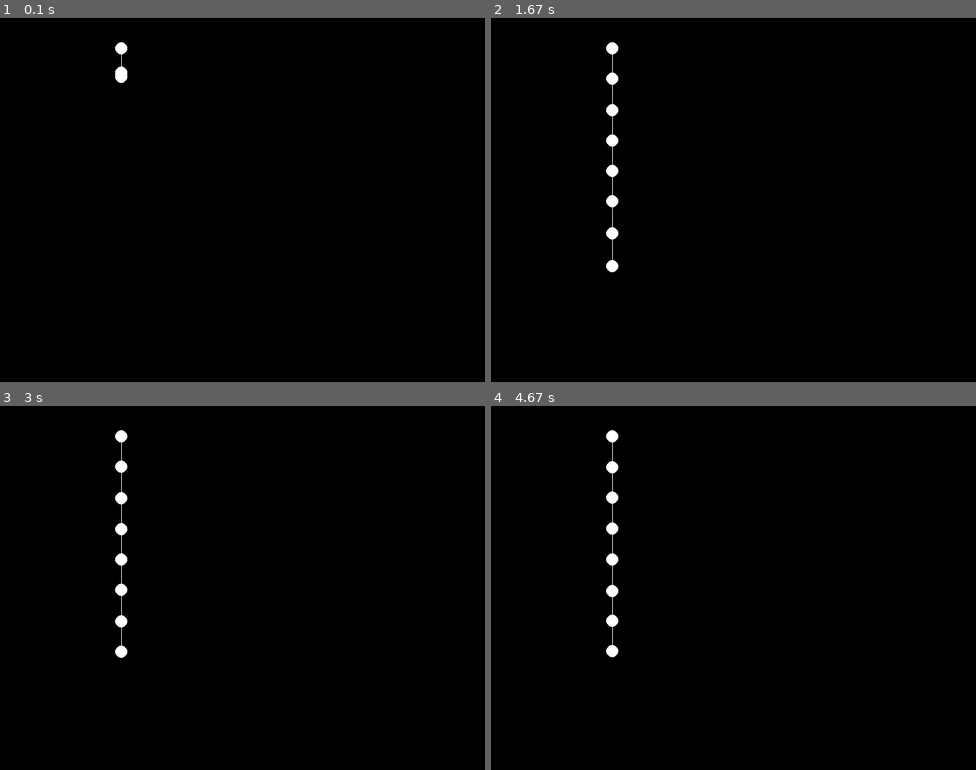
Above: before the commit, frames 1-4 (two rows, left to right).
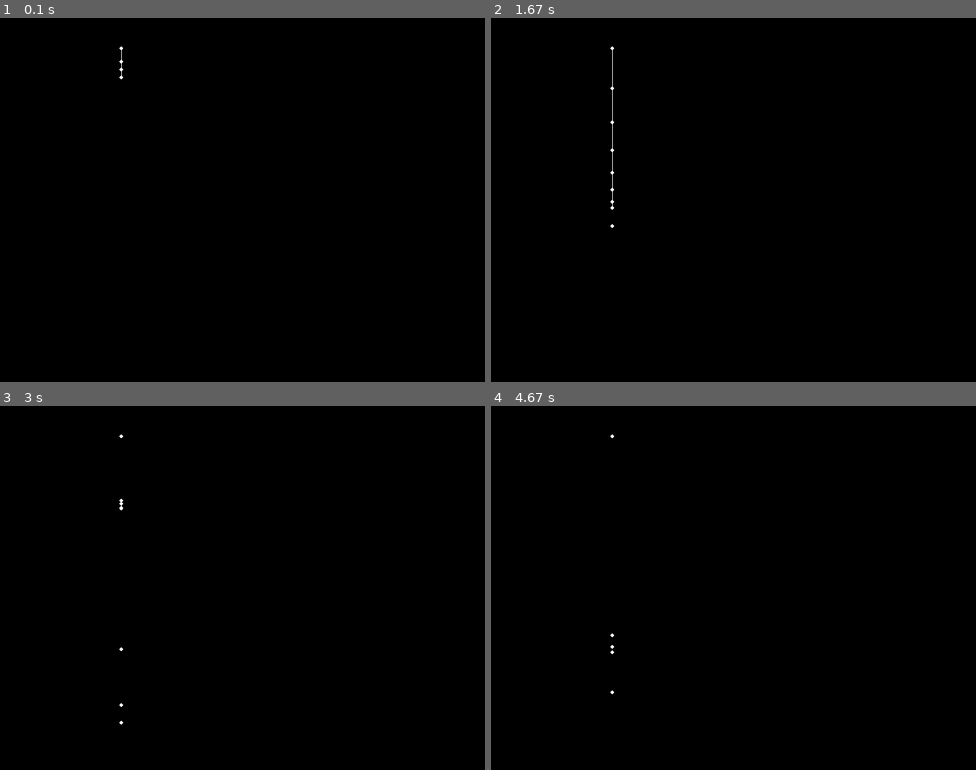
Above: after the commit, the same moments.

Repository: rbaltrusch/pygame_examples
Game: pygame game, started from code/cloth_simulation/main.py
Same seed, same stepped clock (60 frames per second), same inputs: the game is played once before the commit and once after it.
Inputs (mouse positions are in pixels of both pictures, inside the frame that each line leads up to):
- Up to frame 1 (0.1 s): no input
- Up to frame 2 (1.67 s): press the mouse at (733, 221) at 0.37 s; move the mouse to (675, 214) at 0.47 s; release the mouse at (617, 203) at 0.6 s; tap Enter at 0.67 s; press the mouse at (733, 221) at 1.03 s; move the mouse to (675, 174) at 1.13 s; release the mouse at (617, 127) at 1.27 s
- Up to frame 3 (3 s): press the mouse at (242, 609) at 1.87 s; move the mouse to (203, 540) at 1.97 s; release the mouse at (164, 467) at 2.1 s; click (368, 555) at 2.22 s; press the mouse at (368, 555) at 2.53 s; move the mouse to (392, 606) at 2.63 s; release the mouse at (412, 660) at 2.77 s; click (97, 464) at 2.88 s
- Up to frame 4 (4.67 s): click (626, 522) at 3.22 s; click (626, 558) at 3.58 s; press the mouse at (626, 522) at 3.87 s; move the mouse to (762, 551) at 3.97 s; release the mouse at (903, 584) at 4.1 s

The runs differ from the first frame. In frame 1, 0.1% of the frame differs, in the area x 23-27%, y 6-18%; in frame 2, 0.5%; in frame 3, 0.6%, in the area x 23-27%, y 6-88%; in frame 4, 0.6%.

Commit message:
Fix force calculations
This fixes the force of gravity calculation by shifting the mass to the nodes instead of the connections, which allows nodes without connections to experience gravity.

This also fixes the elastic force by dividing it between both nodes of the elastic connection.

Diff:
--- a/code/cloth_simulation/main.py
+++ b/code/cloth_simulation/main.py
@@ -9,68 +9,58 @@
 
 import math
 from dataclasses import dataclass
-from typing import List, Optional, Tuple
+from typing import List, Optional
 import pygame
 
 MIN_MASS = 0.01
 NODE_COLOUR = (255, 255, 255)
 LINE_COLOUR = (255, 255, 255)
-NODE_RADIUS = 10
-MASS_PER_LENGTH = 100
+NODE_RADIUS = 3
+NODE_MASS = 100
 GRAVITY = 10_000
+MIN_FORCE_THRESHOLD = 0
 AIR_FRICTION_COEFFICIENT = 500
-FPS = 100
+FPS = 200
 TICK = 0.02
+NODE_SELECT_RADIUS = 20
 
 
 @dataclass
 class NodeConnection:
-    node: Node
+    start: Node
+    end: Node
     nominal_length: float
-    mass_per_length: float
     elasticity: float = 0
 
     def __post_init__(self):
         self.length: float = self.nominal_length
 
-    def render(self, screen: pygame.surface.Surface, end_position: Tuple[float, float]):
-        pygame.draw.line(screen, LINE_COLOUR, self.node.position, end_position)
+    def render(self, screen: pygame.surface.Surface):
+        pygame.draw.line(screen, LINE_COLOUR, self.start.position, self.end.position)
 
-    # def calculate_vertical_force(self) -> float:
-    #     return self.node.calculate_vertical_force()
-
-    def calculate_elastic_restoring_force(self, node: Node) -> float:
-        direction = 1 if self.node.y < node.y else -1
-        length = math.dist(self.node.position, node.position)
-        # print(
-        #     "len",
-        #     length,
-        #     self.node.position,
-        #     node.position,
-        #     (self.nominal_length - length) * self.elasticity * direction,
-        # )
-        return (self.nominal_length - length) * self.elasticity * direction
-
-    @property
-    def mass(self) -> float:
-        return self.mass_per_length * self.nominal_length
-
-    @property
-    def total_mass(self) -> float:
-        mass = self.mass
-        if self.node.previous_node_connection is None:
-            return mass
-        return mass + self.node.previous_node_connection.total_mass
+    def set_elastic_restoring_forces(self) -> None:
+        direction = 1 if self.start.y < self.end.y else -1
+        length = math.dist(self.start.position, self.end.position)
+        force = (self.nominal_length - length) * self.elasticity * direction
+        self.end.elastic_restoring_force += force / 2
+        self.start.elastic_restoring_force -= force / 2
 
 
 @dataclass
 class Node:
+    mass: float
     x: float = 0
     y: float = 0
     speed_x: float = 0
     speed_y: float = 0
     previous_node_connection: Optional[NodeConnection] = None
     affixed: bool = False
+
+    def __post_init__(self):
+        self.elastic_restoring_force: float = 0
+
+    def reset(self):
+        self.elastic_restoring_force = 0
 
     def update(self):
         if self.affixed:
@@ -80,29 +70,25 @@
 
     def render(self, screen: pygame.surface.Surface) -> None:
         if self.previous_node_connection:
-            self.previous_node_connection.render(screen, self.position)
+            self.previous_node_connection.render(screen)
         pygame.draw.circle(screen, NODE_COLOUR, self.position, NODE_RADIUS)
 
     def calculate_vertical_acceleration(self) -> float:
-        if self.previous_node_connection is None:
-            return 0
         force = self.calculate_vertical_force()
         air_resistance = min(abs(force), self.calculate_air_resistance_force())
         drag_direction = 1 if self.speed_y > 0 else 0
         total_force = force - air_resistance * drag_direction
-        return total_force / max(self.previous_node_connection.mass, MIN_MASS)
+        if abs(total_force) < MIN_FORCE_THRESHOLD:
+            total_force = 0
+        return total_force / max(self.mass, MIN_MASS)
+
+    def set_elastic_restoring_force(self) -> None:
+        if self.previous_node_connection is not None:
+            self.previous_node_connection.set_elastic_restoring_forces()
 
     def calculate_vertical_force(self) -> float:
-        segment_force = self.calculate_segment_force()
-        return segment_force
-
-    def calculate_segment_force(self) -> float:
-        if self.previous_node_connection is None:
-            return 0
-        return (
-            self.previous_node_connection.mass * GRAVITY
-            + self.previous_node_connection.calculate_elastic_restoring_force(self)
-        )
+        force_of_gravity = self.mass * GRAVITY
+        return force_of_gravity + self.elastic_restoring_force
 
     def calculate_air_resistance_force(self) -> float:
         return AIR_FRICTION_COEFFICIENT * self.speed_y**2
@@ -112,18 +98,26 @@
         return (self.x, self.y)
 
 
-def connect_nodes(nodes: List[Node], length: float, elasticity: float) -> None:
+def connect_nodes(nodes: List[Node], elasticity: float) -> None:
     if len(nodes) < 2:
         return
-    # nodes[0].affixed = True
+    nodes[0].affixed = True
     for previous_node, node in zip(nodes, nodes[1:]):
         node.previous_node_connection = NodeConnection(
-            previous_node,
-            nominal_length=length,
-            mass_per_length=MASS_PER_LENGTH,
+            start=previous_node,
+            end=node,
+            nominal_length=0,
             elasticity=elasticity,
         )
-        node.y = previous_node.y + length * 0.8
+
+
+def update_nodes(nodes: List[Node]) -> None:
+    for node in nodes:
+        node.reset()
+    for node in nodes:
+        node.set_elastic_restoring_force()
+    for node in nodes:
+        node.update()
 
 
 def main():
@@ -131,8 +125,8 @@
     pygame.init()
     screen = pygame.display.set_mode((800, 600))
     clock = pygame.time.Clock()
-    nodes = [Node(x=200, y=50) for _ in range(8)]
-    connect_nodes(nodes, length=1, elasticity=20000)
+    nodes = [Node(x=200, y=50, mass=NODE_MASS) for _ in range(10)]
+    connect_nodes(nodes, elasticity=200_000)
 
     terminated = False
     selected_node: Optional[Node] = None
@@ -144,15 +138,21 @@
                 mouse_pos = pygame.mouse.get_pos()
                 distances = [math.dist(x.position, mouse_pos) for x in nodes]
                 dist, node = min(zip(distances, nodes))
-                if dist < NODE_RADIUS:
+                if dist < max(NODE_RADIUS, NODE_SELECT_RADIUS):
                     selected_node = node
+                else:
+                    node.previous_node_connection = None
             elif event.type == pygame.MOUSEBUTTONUP:
                 selected_node = None
+            elif event.type == pygame.KEYDOWN:
+                if event.key == pygame.K_r:
+                    nodes = [Node(x=200, y=50, mass=NODE_MASS) for _ in range(10)]
+                    connect_nodes(nodes, length=0, elasticity=200_000)
 
         if selected_node is not None:
             selected_node.y = pygame.mouse.get_pos()[1]
-        for node in nodes:
-            node.update()
+
+        update_nodes(nodes)
         screen.fill((0, 0, 0))
         for node in nodes:
             node.render(screen)
